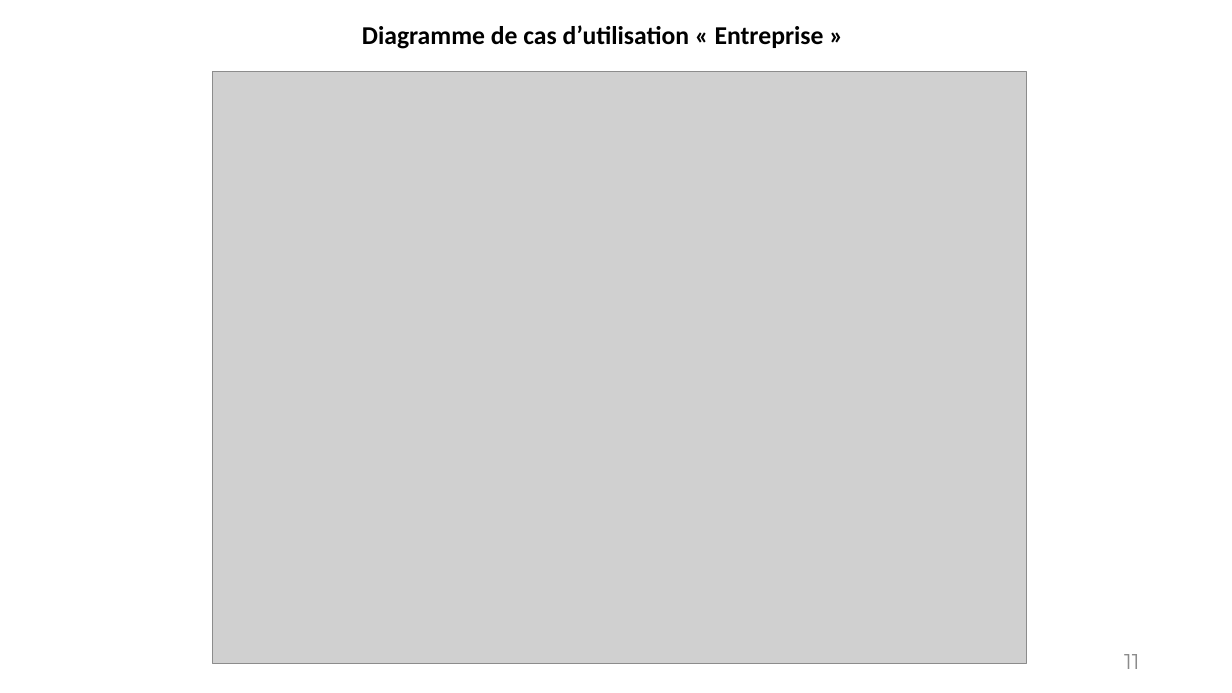
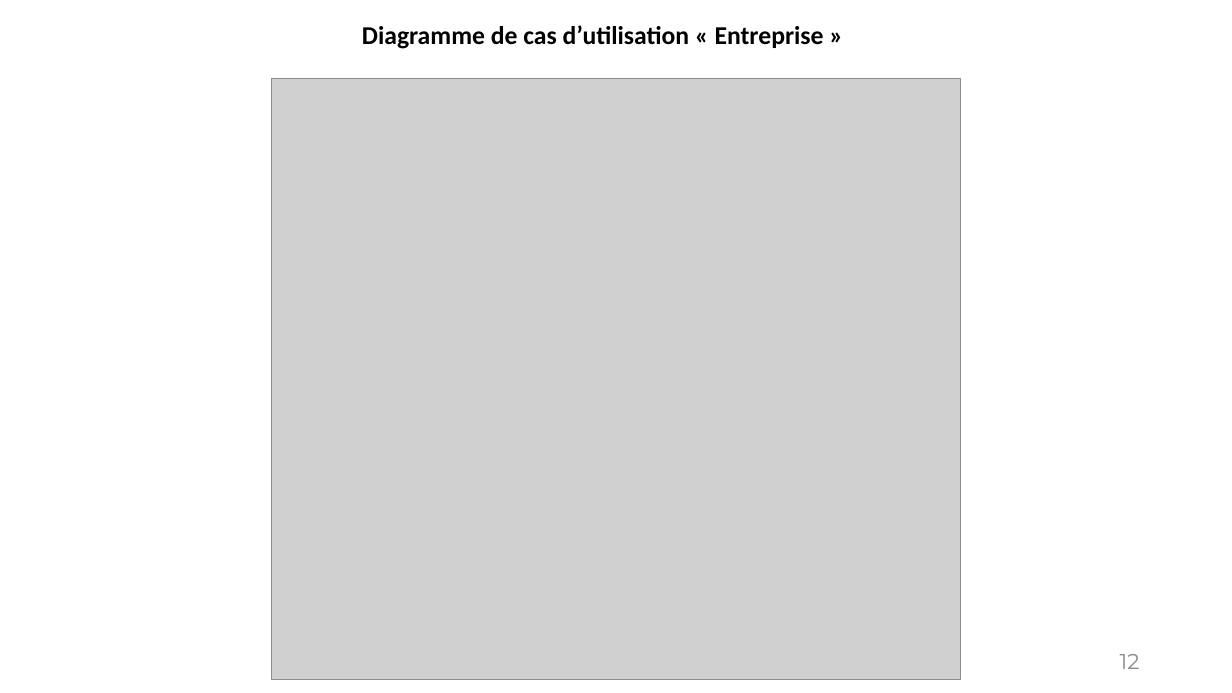
Before and after one commit to EL-MAHDI-MAJDI/JOB-SOUK-PROJECT, a slide deck: slide 12 of Rapport PFE/Presentation_final.pptx (slide 11 before the commit). Drawn at 1232x693 pixels with LibreOffice and Linux fonts; fonts in the diff are those of the drawing; grey boxes stand for pictures. Boxes give left, top, right and bottom in pixels: in the first picture for what was removed or moved away, otherwise in the second. Text is boxed around its words. In the diff, an @@ line names an element or a change of style, - is before the commit and + after.

```diff
--- a/Rapport PFE/Presentation_final.pptx
+++ b/Rapport PFE/Presentation_final.pptx
@@ picture: place and size @@
-picture at bbox=[213, 72, 1026, 663]
+picture at bbox=[272, 79, 960, 679]
@@ page number at bbox=[1120, 654, 1140, 669]: text changed @@
-11
+12
```
Also in this commit, not shown: 2 other slides changed, 1 slide added, 3 other files.
